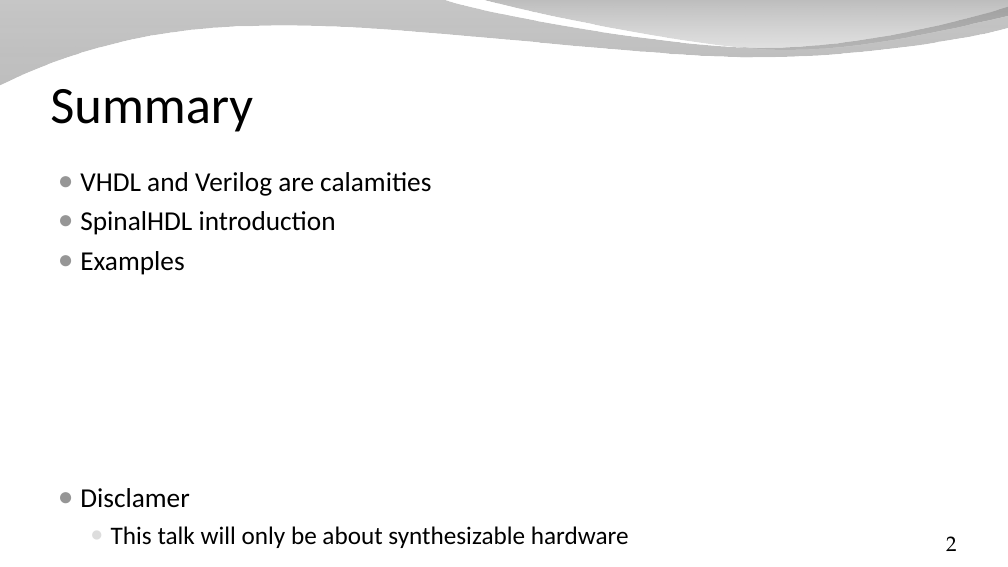
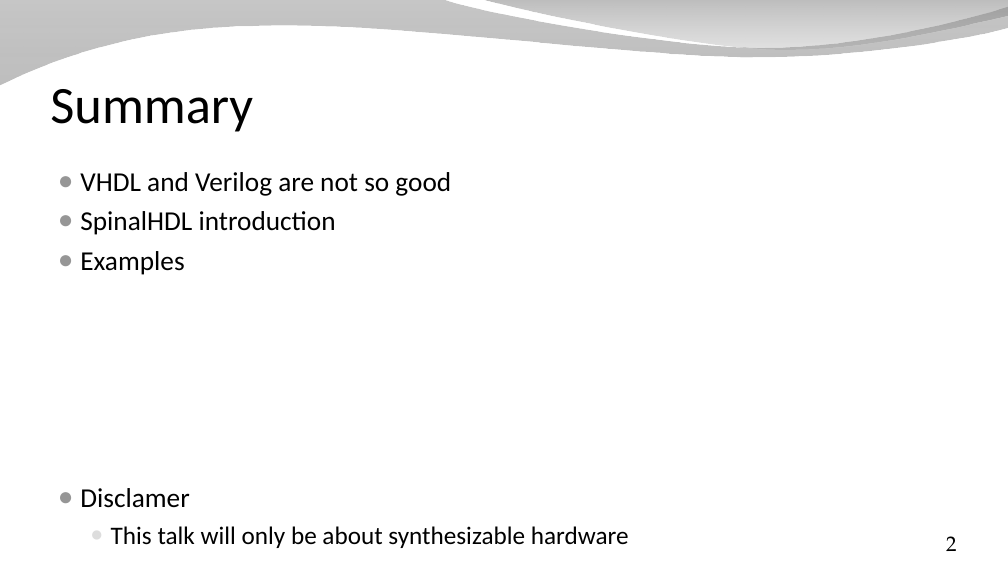
Before and after one commit to SpinalHDL/SpinalDoc, a slide deck: slide 2 of presentation/en/presentation_move_forward.odp. Drawn at 1008x567 pixels with LibreOffice and Linux fonts; fonts in the diff are those of the drawing; background and template pictures are left out. Boxes give left, top, right and bottom in pixels: in the first picture for what was removed or moved away, otherwise in the second. Text is boxed around its words. In the diff, an @@ line names an element or a change of style, - is before the commit and + after.

```diff
--- a/presentation/en/presentation_move_forward.odp
+++ b/presentation/en/presentation_move_forward.odp
@@ text at box(80, 172, 451, 196): text changed @@
-● VHDL and Verilog are calamities
+● VHDL and Verilog are not so good
```
Also in this commit, not shown: 9 other slides changed, 2 slides added, 55 slides removed, 9 other files.
